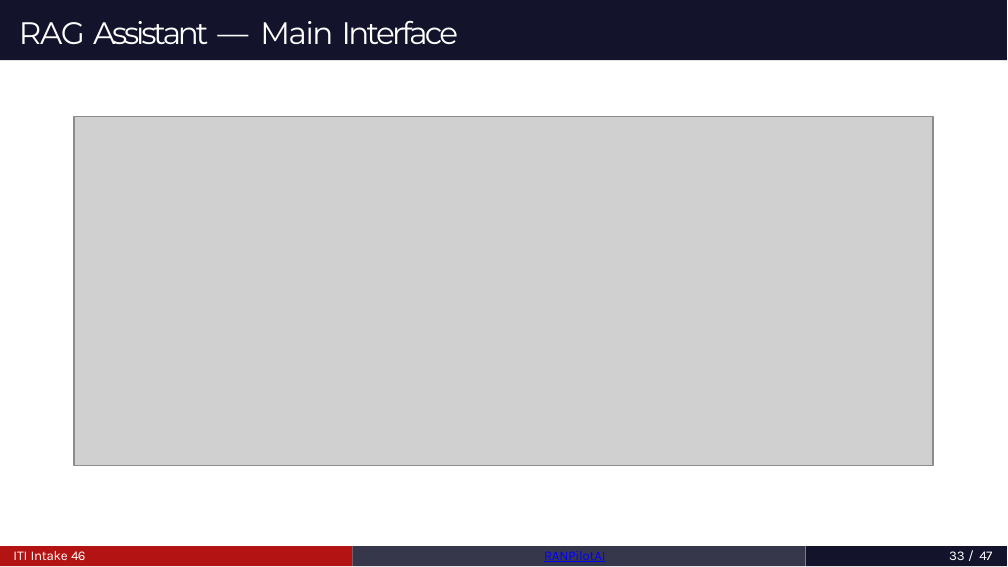
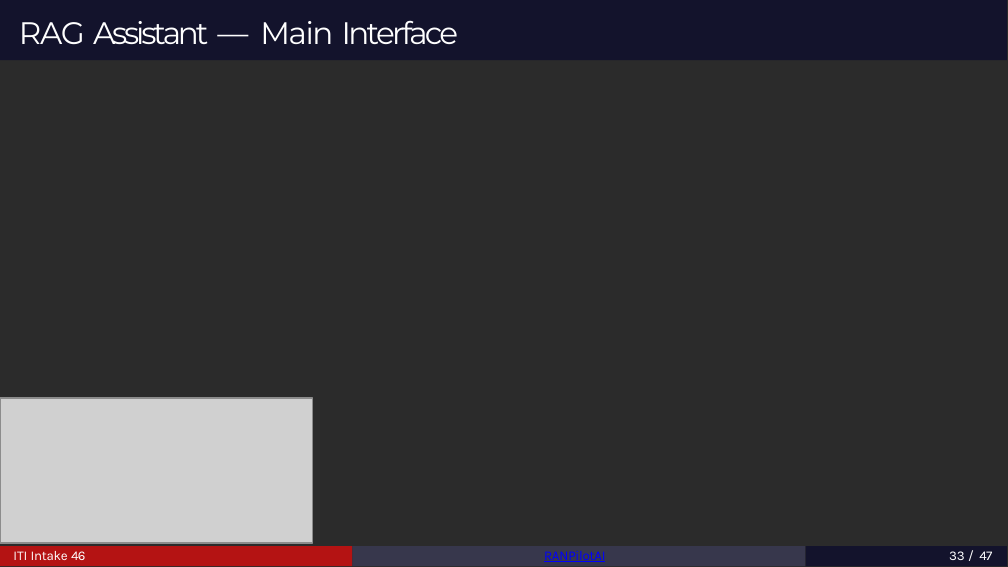
Before and after one commit to MahmoudAshrafYadem/ITI-Graduation_project, a slide deck: slide 33 of RANPilotAi_Graduation_Project_BOOK/presentation.pptx. Drawn at 1008x567 pixels with LibreOffice and Linux fonts; fonts in the diff are those of the drawing; grey boxes stand for pictures; background and template pictures are left out; a plain dark background stands for a picture behind light text. Boxes give left, top, right and bottom in pixels: in the first picture for what was removed or moved away, otherwise in the second. Text is boxed around its words. In the diff, an @@ line names an element or a change of style, - is before the commit and + after.

```diff
--- a/RANPilotAi_Graduation_Project_BOOK/presentation.pptx
+++ b/RANPilotAi_Graduation_Project_BOOK/presentation.pptx
@@ background #FFFFFF to picture (left out) @@
@@ picture removed at <box>73,117,933,465</box> @@
@@ picture added at <box>0,398,313,543</box> @@
```
Also in this commit, not shown: 7 other slides changed, 2 slides added, 2 slides removed.
